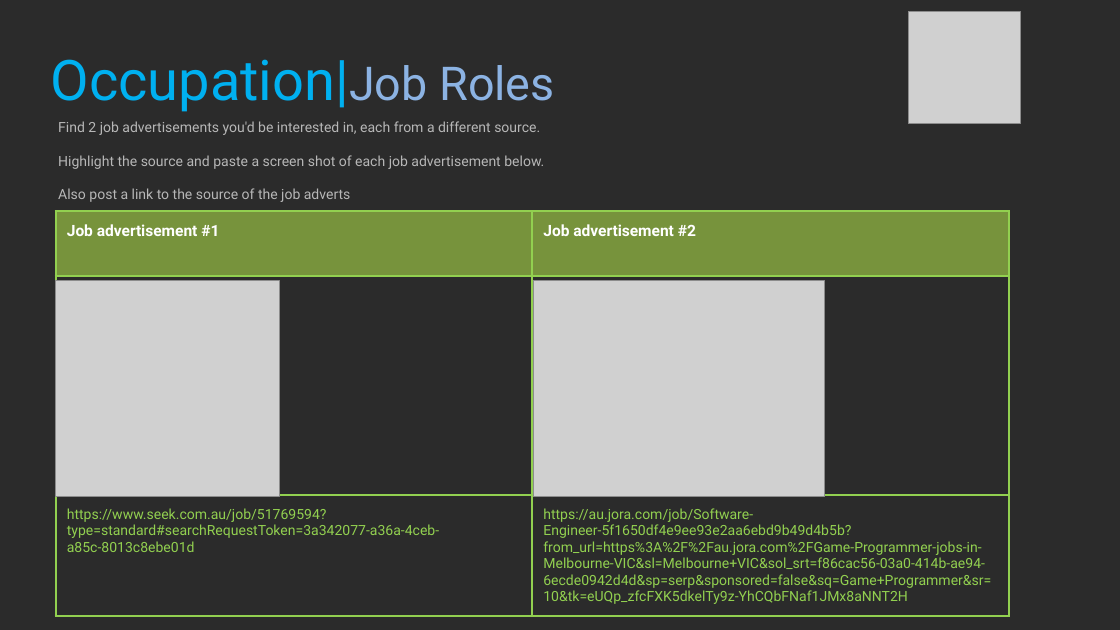
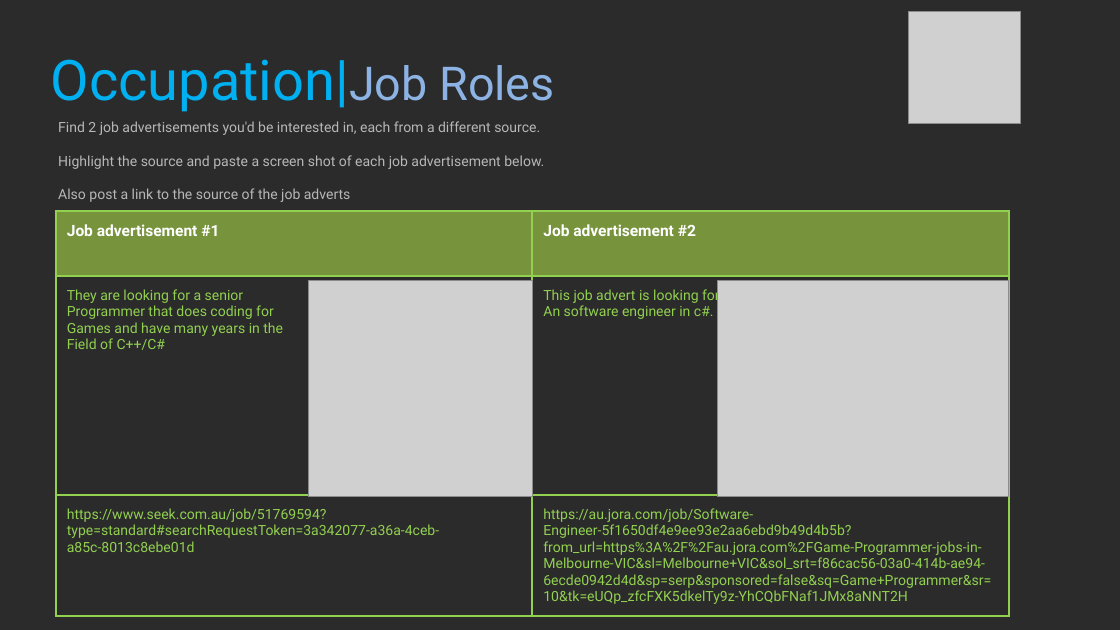
Before and after one commit to Ryszarder/ProfessionalStudies, a slide deck: slide 17 of 2021_Professional_Studies_1_BlakePeck.pptx. Drawn at 1120x630 pixels with LibreOffice and Linux fonts; fonts in the diff are those of the drawing; grey boxes stand for pictures; background and template pictures are left out; a plain dark background stands for a picture behind light text. Boxes give left, top, right and bottom in pixels: in the first picture for what was removed or moved away, otherwise in the second. Text is boxed around its words. In the diff, an @@ line names an element or a change of style, - is before the commit and + after.

```diff
--- a/2021_Professional_Studies_1_BlakePeck.pptx
+++ b/2021_Professional_Studies_1_BlakePeck.pptx
@@ table at <box>56,211,1008,620</box> @@
-row 2, column 1: 
+row 2, column 1: They are looking for a senior / Programmer that does coding for / Games and have many years in the / Field of C++/C#
-row 2, column 2: 
+row 2, column 2: This job advert is looking for / An software engineer in c#.
@@ picture: place and size @@
-picture at <box>56,281,280,497</box>
+picture at <box>309,281,533,497</box>
@@ picture: place and size @@
-picture at <box>533,281,824,497</box>
+picture at <box>718,281,1009,497</box>
```
Also in this commit, not shown: 11 other slides changed.
